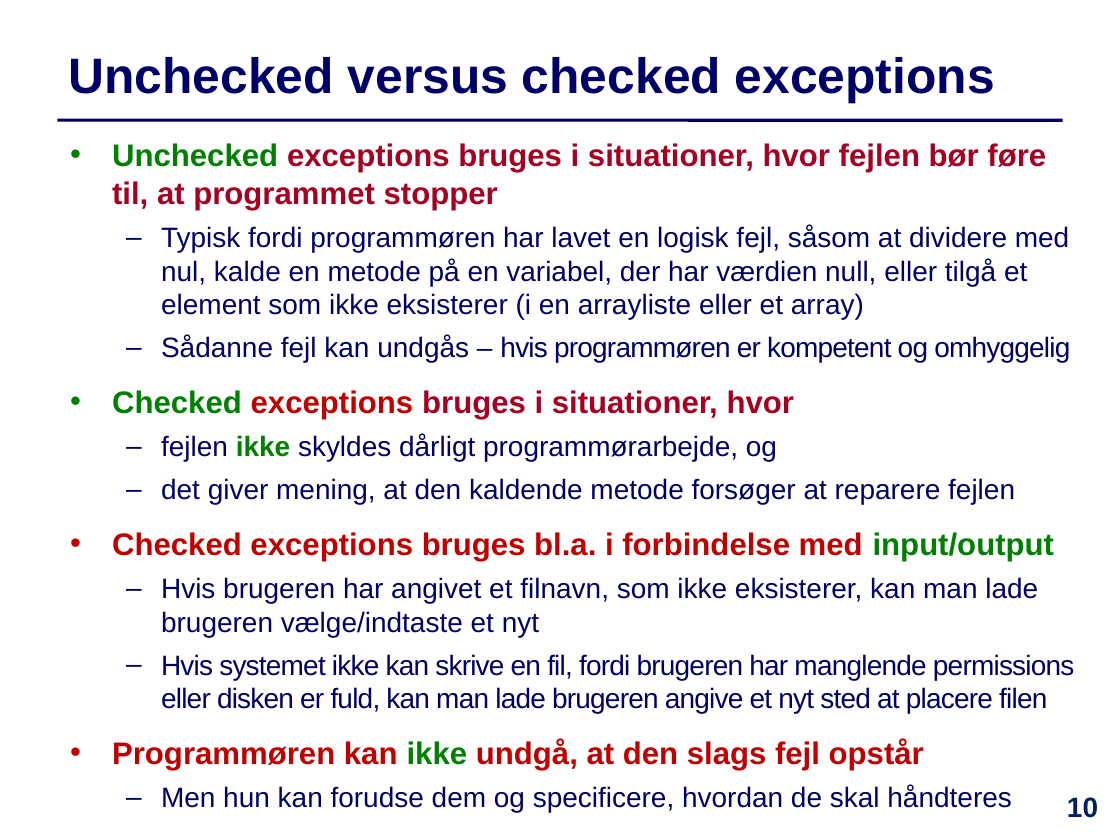
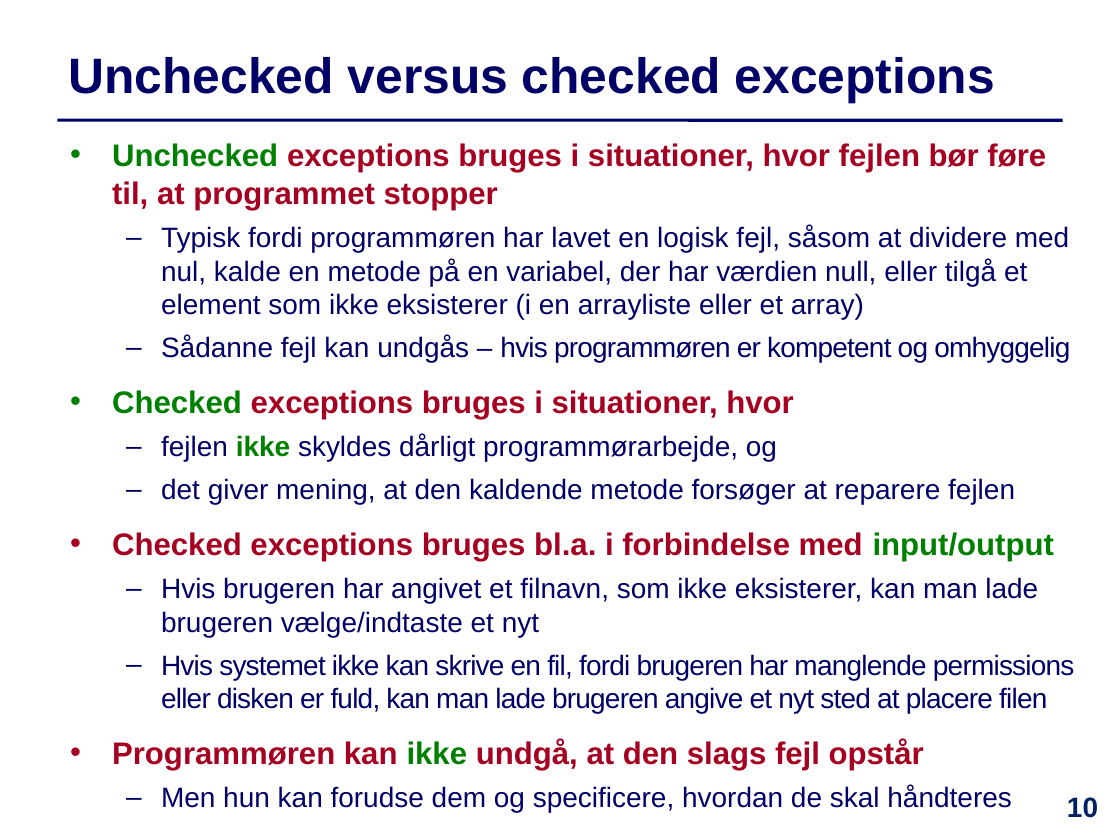
Before and after one commit to IntProgAU/Materiale, a slide deck: slide 10 of web/e23/uge_14/Slides-Uge14.pptx. Drawn at 1120x840 pixels with LibreOffice and Linux fonts; fonts in the diff are those of the drawing. Boxes give left, top, right and bottom in pixels: in the first picture for what was removed or moved away, otherwise in the second. Text is boxed around its words. In the diff, an @@ line names an element or a change of style, - is before the commit and + after.

```diff
--- a/web/e23/uge_14/Slides-Uge14.pptx
+++ b/web/e23/uge_14/Slides-Uge14.pptx
@@ text at [112,390,1054,770]: text colour #C00000 to #A50021 in "exceptions", "Checked exceptions bruges bl.a. i forbindelse med", "Programmøren kan undgå, at den slags fejl ..." @@
```
Also in this commit, not shown: 8 other slides changed, 1 other file.
